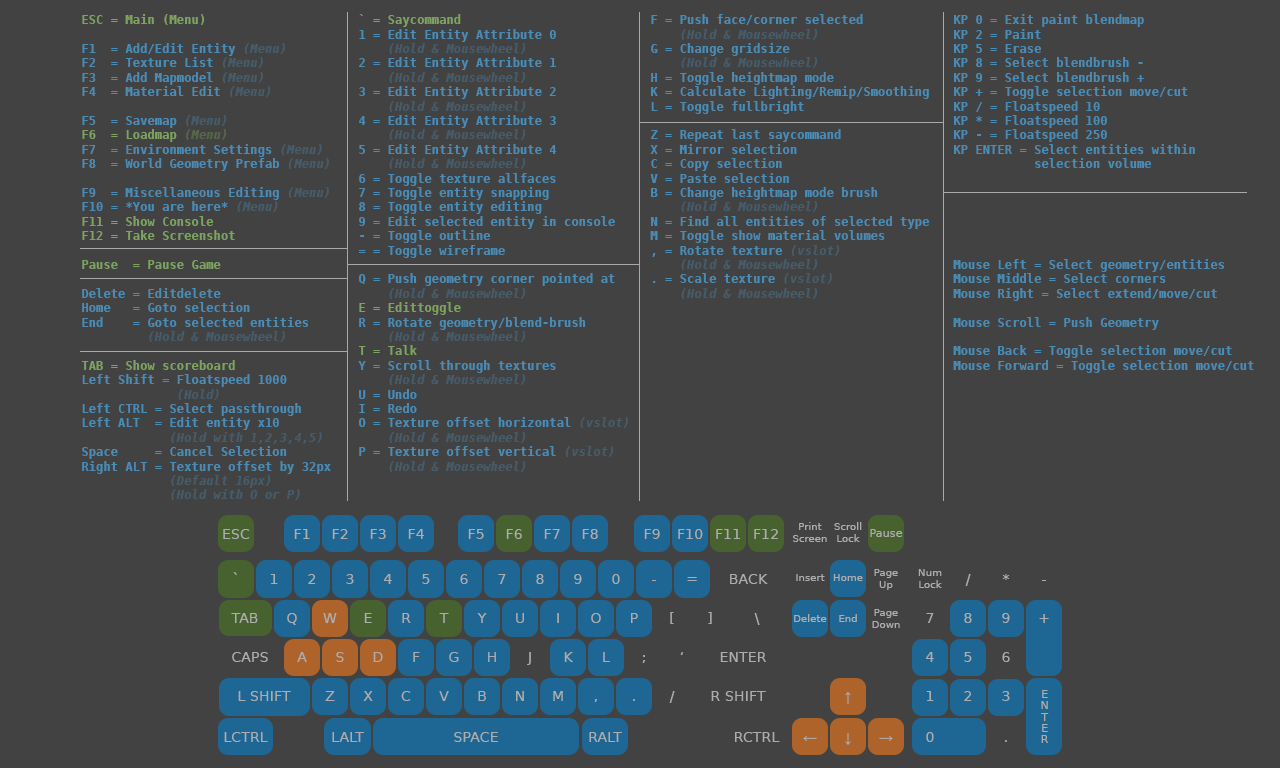
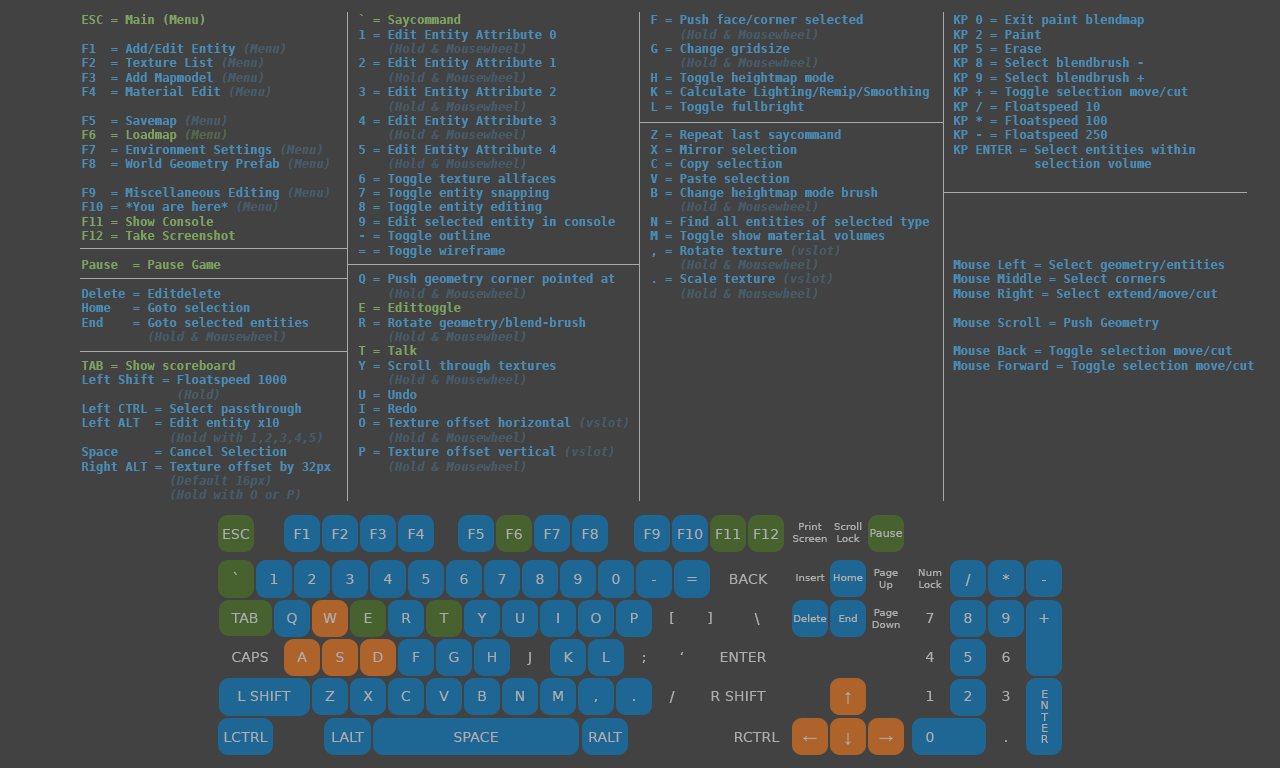
Layers edited between the first and the second 1280px x 768px image:
painted on "/" (3rd of 4, in "KEYS" › "NUMPAD") over [950, 560, 986, 597]
painted on "*" (2nd of 2, in "KEYS" › "NUMPAD") over [988, 560, 1024, 597]
painted on "-" (3rd of 4, in "KEYS" › "NUMPAD") over [1026, 560, 1062, 597]
painted on "4" (3rd of 4, in "KEYS" › "NUMPAD") over [912, 639, 948, 676]
painted on "3" (3rd of 4, in "KEYS" › "NUMPAD") over [988, 679, 1024, 716]
painted on "1" (3rd of 4, in "KEYS" › "NUMPAD") over [912, 679, 948, 716]
